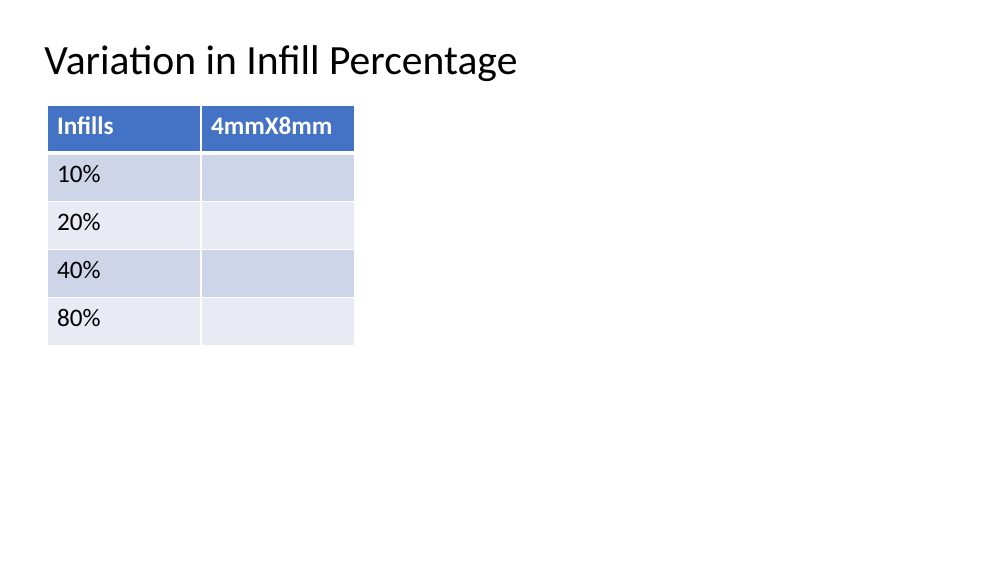
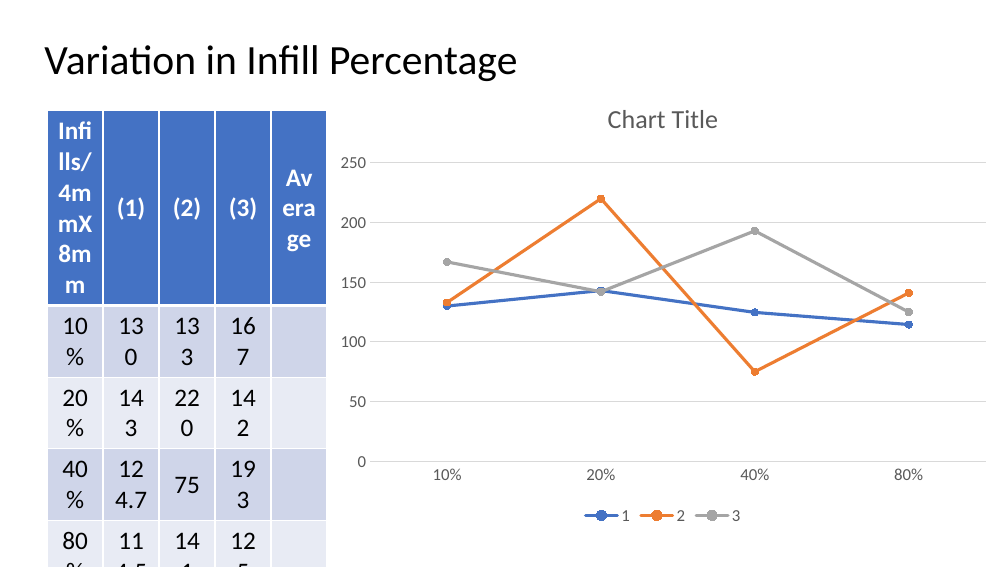
Before and after one commit to sapan-ostic/Artificial_Robotic_Arm, a slide deck: slide 22 of Report/Development of Artificial Robotic Arm based on Tactile Sensor_20170515.pptx. Drawn at 1008x567 pixels with LibreOffice and Linux fonts; fonts in the diff are those of the drawing. Boxes give left, top, right and bottom in pixels: in the first picture for what was removed or moved away, otherwise in the second. Text is boxed around its words. In the diff, an @@ line names an element or a change of style, - is before the commit and + after.

```diff
--- a/Report/Development of Artificial Robotic Arm based on Tactile Sensor_20170515.pptx
+++ b/Report/Development of Artificial Robotic Arm based on Tactile Sensor_20170515.pptx
@@ line chart added at [328,82,1000,529] @@
+categories: 0.1, 0.2, 0.4, 0.8
+1: 130, 143, 125, 114
+2: 133, 220, 75, 141
+3: 167, 142, 193, 125
@@ table at [47,111,330,554] @@
-column 1: Infills | 10% | 20% | 40% | 80%
-column 2: 4mmX8mm |  |  |  | 
+column 1: Infills/ / 4mmX8mm | 10% | 20% | 40% | 80%
+column 2: (1) | 130 | 143 | 124.7 | 114.5
+column 3: (2) | 133 | 220 | 75 | 141
+column 4: (3) | 167 | 142 | 193 | 125
+column 5: Average |  |  |  | 
@@ table: place and size @@
-table at [47,106,356,346]
+table at [47,111,330,554]
```
Also in this commit, not shown: 11 other files.
